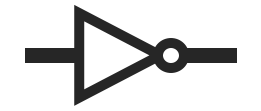
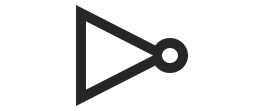
The second w=261, h=111 image is a revision of the first. Changes to its layers:
painted on "Ellipse 1" (1st of 2) over [76, 5, 189, 106]
removed layer "Rectangle 1" over [25, 4, 237, 106]
removed layer "Ellipse 1 copy" over [153, 38, 189, 73]
